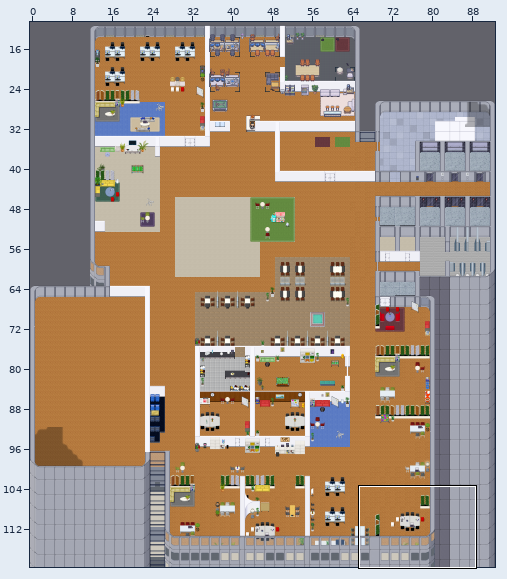
An edit to a level. Tiled map (JSON), maps/map.json. The picture above shows the old version from afar; the outline marks the close-up.
Close-up. Old version:
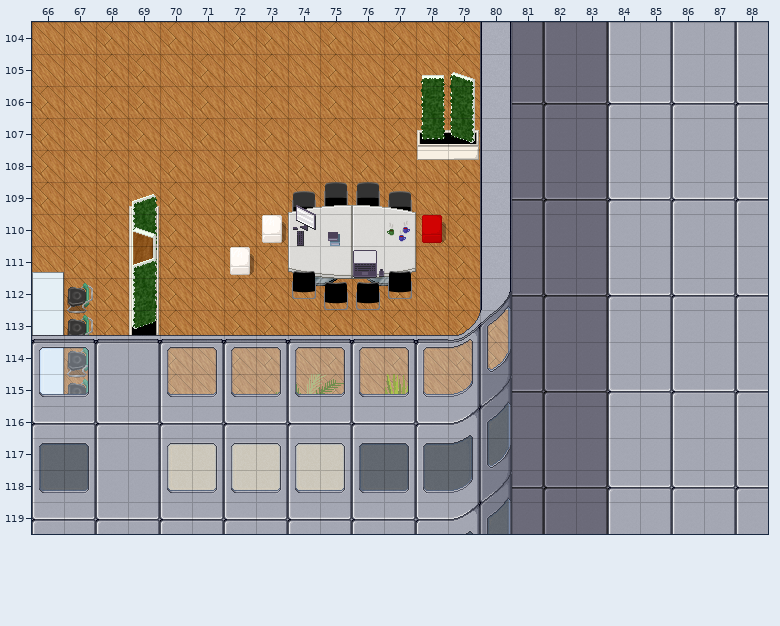
Cells are 32x32 px. Shown: x 66..88, y 104..119. The commit also changed other parts of the map, which this record leaves out.
After the commit:
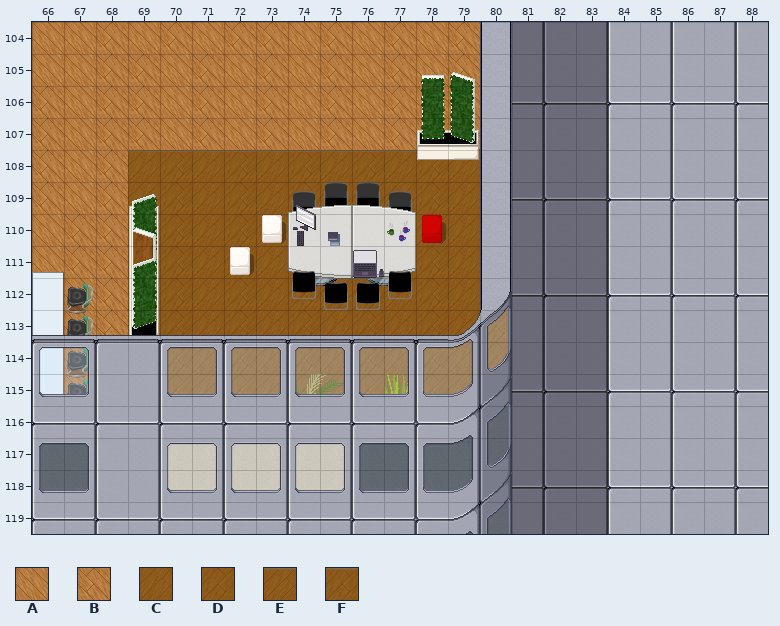
Key: from "Chunk 1": A 0 flipped left-right, B 51 flipped left-right, C 60, D 61, E 111, F 112.
_ is an empty cell, . an unchanged one.
Changes in this commit:
--- layer "floor"
@@ x 69..80 @@
-108 ABABABABBAB.
-109 ABABABABBAB.
-110 ABABB....AB.
-111 ABABBA..BAB.
-112 ABABBABABAB.
-113 ABABBABABABB
-114 .BABBABABABB
-115 .BABBABABAB.
+108 EFEFEFEFEDC.
+109 CDCDCDCDCDC.
+110 CDCDC....DC.
+111 CDCDCD..CDC.
+112 CDCDCDCDCDC.
+113 CDCDCDCDCDCD
+114 .DCDCDCDCDCD
+115 .DCDCDCDCDC.
Boxes around the changes in both close-ups, in picture pixels (x1, y1, x2, y2):
changed: (128, 150, 508, 406)
